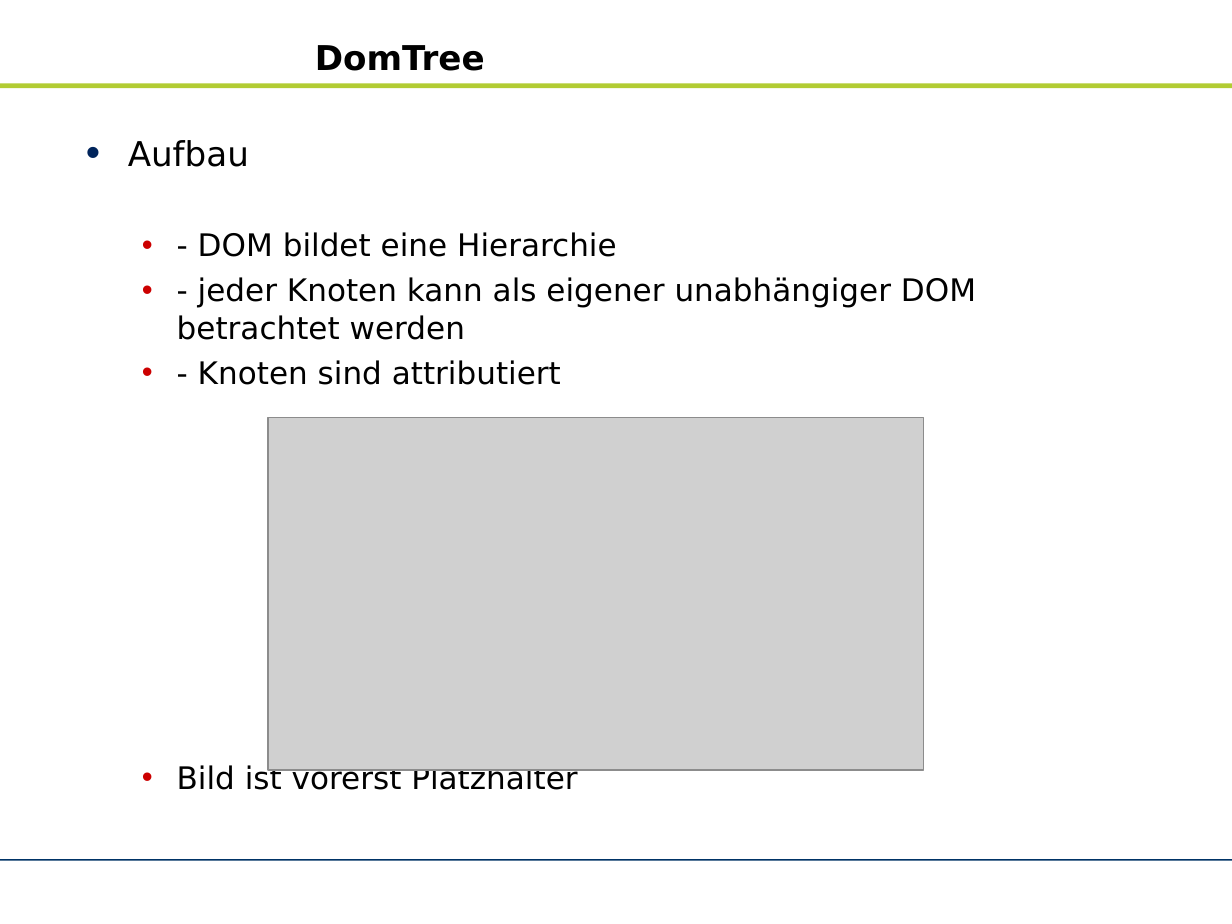
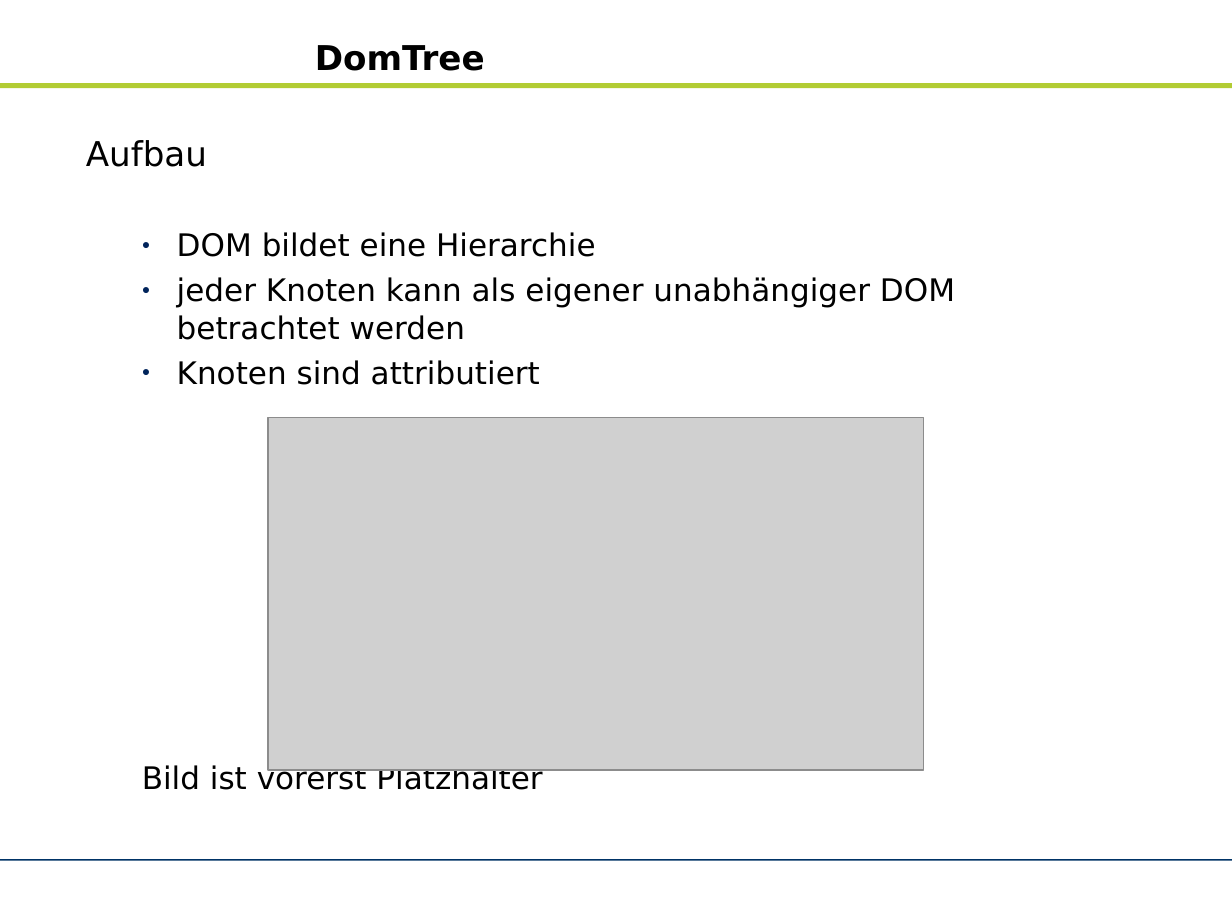
Before and after one commit to zhongxinhua/sose10-swp-uebersetzerbau, a slide deck: slide 5 of trunk/dokumentation/sm_praesentation_3006.odp. Drawn at 1232x924 pixels with LibreOffice and Linux fonts; fonts in the diff are those of the drawing; grey boxes stand for pictures; background and template pictures are left out. Boxes give left, top, right and bottom in pixels: in the first picture for what was removed or moved away, otherwise in the second. Text is boxed around its words. In the diff, an @@ line names an element or a change of style, - is before the commit and + after.

```diff
--- a/trunk/dokumentation/sm_praesentation_3006.odp
+++ b/trunk/dokumentation/sm_praesentation_3006.odp
@@ text at (86, 140, 542, 790): bullet • to none; list level 2 to 1 in "Bild ist vorerst Platzhalter" @@
@@ text at (177, 232, 955, 385): text changed @@
-  • - DOM bildet eine Hierarchie
-  • - jeder Knoten kann als eigener unabhängiger DOM betrachtet werden
-  • - Knoten sind attributiert
+● DOM bildet eine Hierarchie
+● jeder Knoten kann als eigener unabhängiger DOM betrachtet werden
+● Knoten sind attributiert
```
Also in this commit, not shown: 7 other slides changed, 1 slide added.
